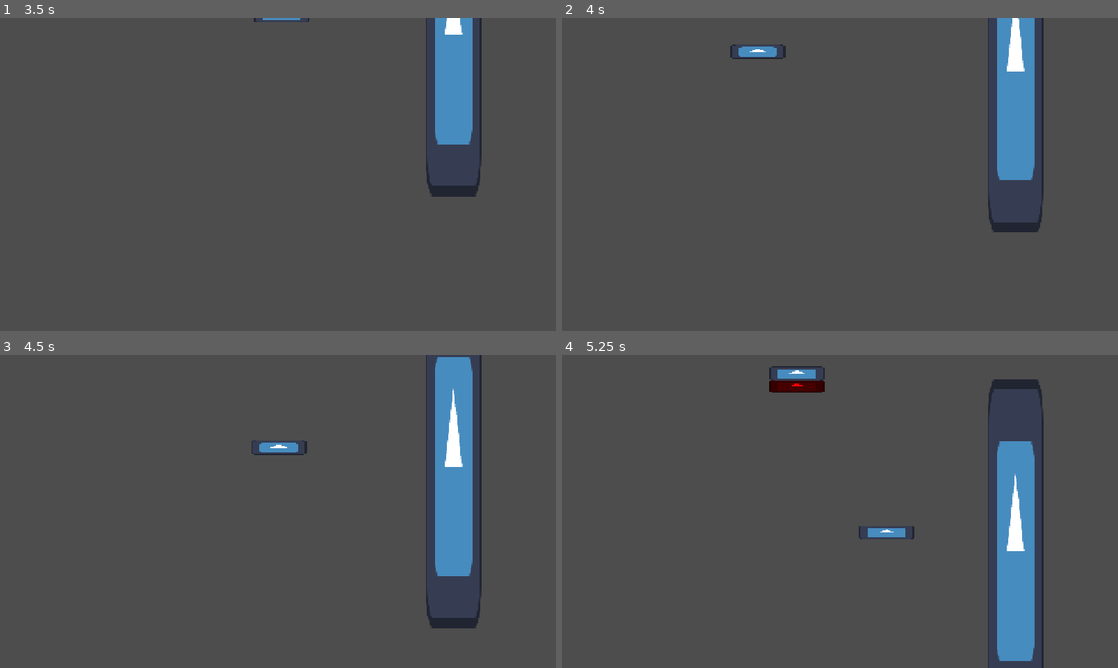
Above: before the commit, frames 1-4 (two rows, left to right).
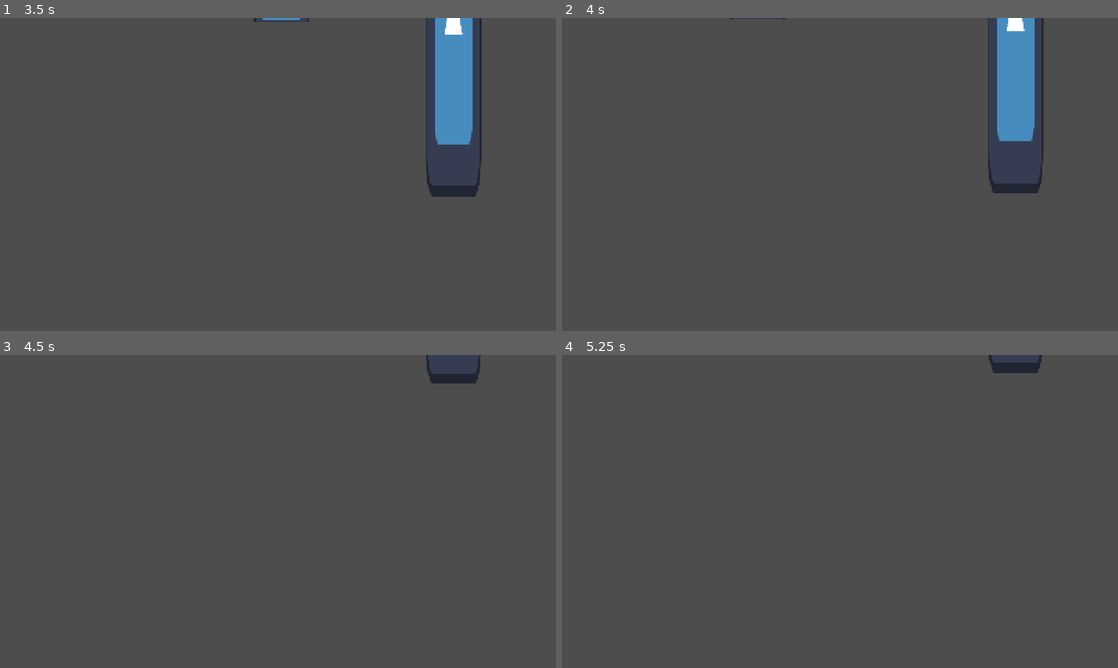
Above: after the commit, the same moments.

Repository: Rubicsoft/Project-Pair
Game: Godot game, scene res://Scene/Prototype_Scene/damage_test.tscn
Two runs of this game, one before a commit and one after it. Both use one fixed random seed, a clock stepped at 60 frames per second and the inputs below. This scene is started directly instead of the project's main scene. The engine's default icon, where the game draws it, is replaced by a stand-in: a white triangle on a blue panel in a dark square.
Inputs:
- Up to frame 1 (3.5 s): tap Enter (ui_accept) at 0.5, 0.77, 1.52, 3.02 s; hold D (move_right) 0.53-2.03 s; hold A (move_left) from 2.03 s (still down)
- Up to frame 2 (4 s): keep holding A (move_left); tap Enter (ui_accept) at 3.77 s
- Up to frame 3 (4.5 s): release A (move_left) at 4.28 s; hold D (move_right) from 4.28 s (still down)
- Up to frame 4 (5.25 s): keep holding D (move_right); tap Enter (ui_accept) at 4.52 s

Frame 1 is identical in both runs. In frame 2, 2.2% of the frame differs, in the area x 30-87%, y 0-69%; in frame 3, 5.8%; in frame 4, 6.7%, in the area x 37-87%, y 0-100%.

Commit message:
Revert "Merge branch 'reymoje-development' into Afi"
This reverts commit 6e91105ae91940ebee626bc5cf9181a70eb4d294, reversing
changes made to e5583065c56bd3f19145bbc60e4580c3e3e0512b.

Diff:
--- a/Features/DamageHitbox/damage_hitbox.gd
+++ b/Features/DamageHitbox/damage_hitbox.gd
@@ -1,6 +1,4 @@
 extends Area2D
 
 func _ready() -> void:
-	connect("body_entered", func(_body: Node2D) -> void:
-		EventBus.emit_signal("kill_player")
-	)
+	connect("body_entered", func(body: Node2D): EventBus.emit_signal("kill_player"))
--- a/Features/Player/Player.gd
+++ b/Features/Player/Player.gd
@@ -3,7 +3,6 @@
 
 @export_group("Player Movement")
 @export_range(0.0, 1000.0, 0.1) var movement_speed := 300.0
-@export_range(1.0, 20.0, 0.1) var movement_smoothness := 8.0
 @export_range(0.0, 1000.0, 0.1) var jump_force := 400.0
 @export_range(0.0, 1.0, 0.01) var gravity_strength := 1.0
 @export_group("")
@@ -13,8 +12,6 @@
 @onready var camera: Camera2D = $CameraFreeTransform/CameraFollowPivot/Camera2D
 
 var camera_follow := true
-var direction := 0.0
-var smoothed_direction := 0.0
 
 func _enter_tree() -> void:
 	Global.player = self
@@ -33,11 +30,9 @@
 
 func _physics_process(delta: float) -> void:
 	# Movement handling
-	direction = signf(Input.get_axis("move_left", "move_right"))
-	smoothed_direction = lerpf(smoothed_direction, direction, delta * movement_smoothness)
-
+	var direction := signf(Input.get_axis("move_left", "move_right"))
 	if direction:
-		velocity.x = smoothed_direction * movement_speed
+		velocity.x = direction * movement_speed
 	else:
 		velocity.x = move_toward(velocity.x, 0, movement_speed)
 
--- a/Features/Player/Player.tscn
+++ b/Features/Player/Player.tscn
@@ -1,15 +1,21 @@
 [gd_scene format=3 uid="uid://byew7wk8aw2qh"]
 
+[ext_resource type="Texture2D" uid="uid://0wxp1upicm6a" path="res://icon.svg" id="1_1r164"]
 [ext_resource type="Script" uid="uid://bbdsfmwo5ejga" path="res://Features/Player/Player.gd" id="1_imb0g"]
 
 [sub_resource type="CapsuleShape2D" id="CapsuleShape2D_hrck2"]
-height = 26.0
+radius = 8.0
 
 [node name="Player" type="CharacterBody2D" unique_id=1150004504]
 collision_layer = 2
 collision_mask = 5
 script = ExtResource("1_imb0g")
 gravity_strength = 0.75
+
+[node name="Sprite2D" type="Sprite2D" parent="." unique_id=1447432991]
+visible = false
+scale = Vector2(0.125, 0.25)
+texture = ExtResource("1_1r164")
 
 [node name="CollisionShape2D" type="CollisionShape2D" parent="." unique_id=1606142966]
 shape = SubResource("CapsuleShape2D_hrck2")
